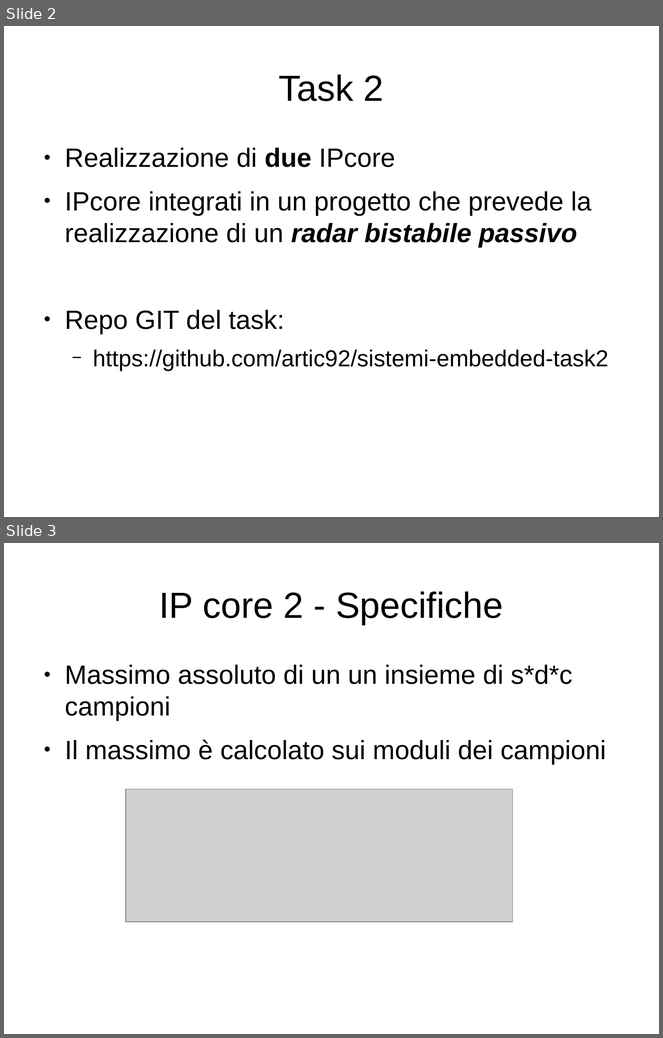
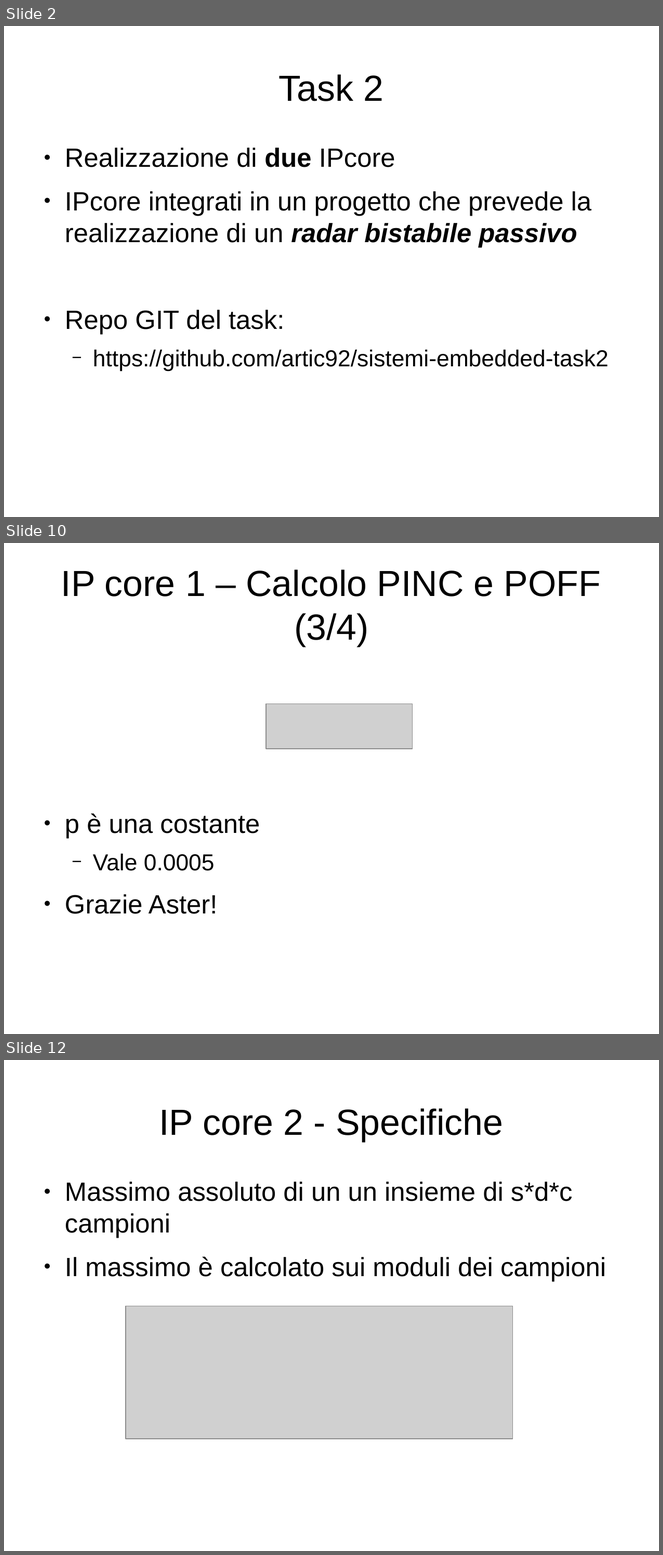
Before and after one commit to artic92/sistemi-embedded-task2, a slide deck: doc/presentazione.odp. Shown one above the other, each under a label of ours: slides 2 and 3 before the commit, slides 2, 10 and 12 after it; the slides between them are not shown. The pictures are 663x1038 and 663x1555 pixels, drawn with LibreOffice and Linux fonts; fonts in the diff are those of the drawing; grey boxes stand for pictures. Boxes give left, top, right and bottom in pixels: in the first picture for what was removed or moved away, otherwise in the second. Text is boxed around its words. In the diff, an @@ line names an element or a change of style, - is before the commit and + after.

Commit message:
Aggiunta doc esterna dell'ip_core1 con relative slide

```diff
--- a/doc/presentazione.odp
+++ b/doc/presentazione.odp
@@ slide 10 added at [4, 543, 659, 1034], background #FFFFFF @@
@@ title added at [61, 570, 601, 646], 44 pt, text #000000 @@
+IP core 1 – Calcolo PINC e POFF (3/4)
@@ picture added at [266, 704, 413, 749] @@
@@ text added at [65, 813, 260, 914], 32 pt, text #000000 @@
+● p è una costante
+  − Vale 0.0005
+● Grazie Aster!
@@ what was slide 3 is now slide 12 @@
```
Also in this commit, not shown: 1 slide changed, 8 other slides added, 4 other files.
